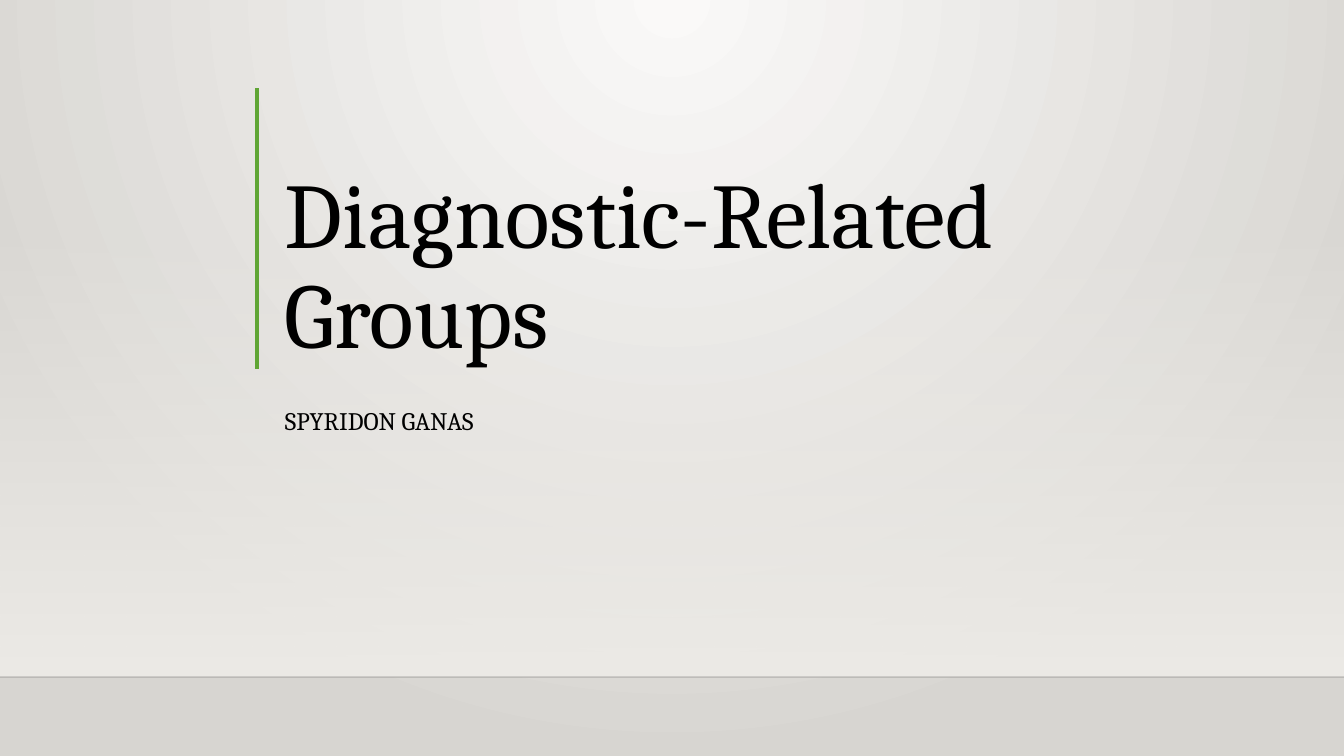
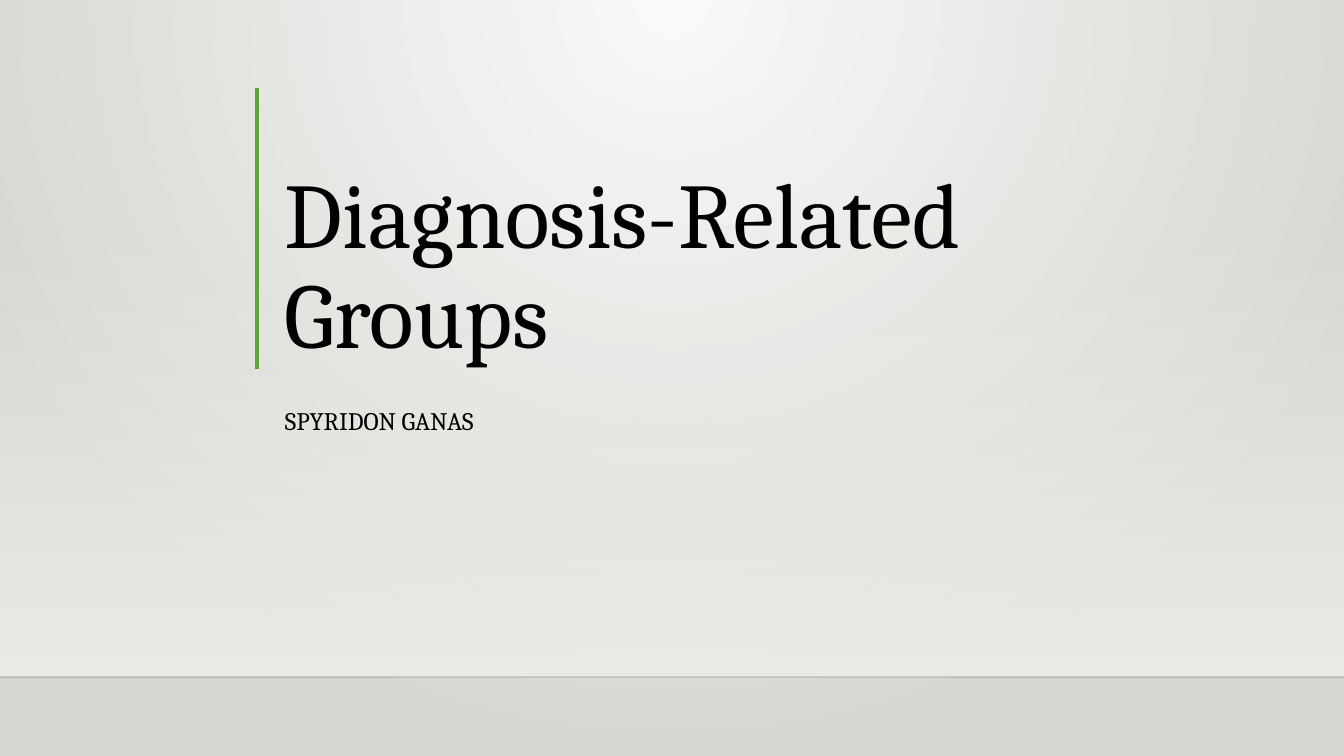
Before and after one commit to Intro-to-APCD/Intro-to-APCD.github.io, a slide deck: slide 1 of PowerPoints/Phase 3 - Claims Terminology/015 What is a DRG.pptx. Drawn at 1344x756 pixels with LibreOffice and Linux fonts; fonts in the diff are those of the drawing; background and template pictures are left out. Boxes give left, top, right and bottom in pixels: in the first picture for what was removed or moved away, otherwise in the second. Text is boxed around its words. In the diff, an @@ line names an element or a change of style, - is before the commit and + after.

```diff
--- a/PowerPoints/Phase 3 - Claims Terminology/015 What is a DRG.pptx
+++ b/PowerPoints/Phase 3 - Claims Terminology/015 What is a DRG.pptx
@@ title at [285,183,961,368]: text changed @@
-Diagnostic-Related
-Groups
+Diagnosis-Related
+Groups
```
Also in this commit, not shown: 2 slides added, 4 slides removed, 3 other files.
